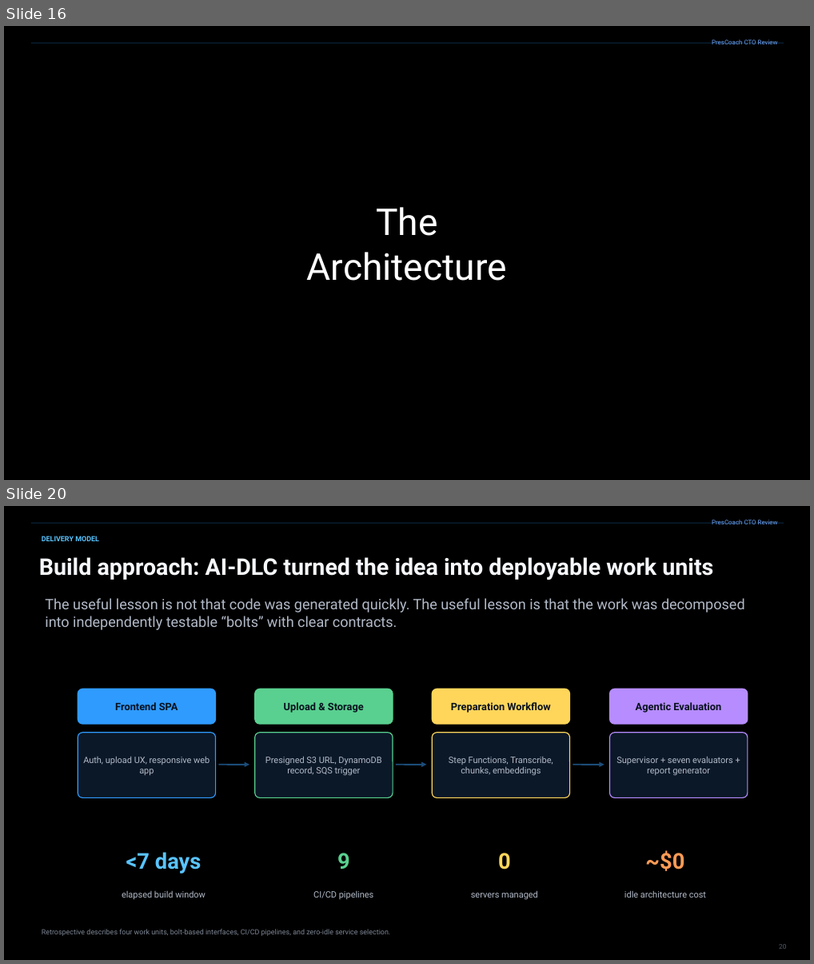
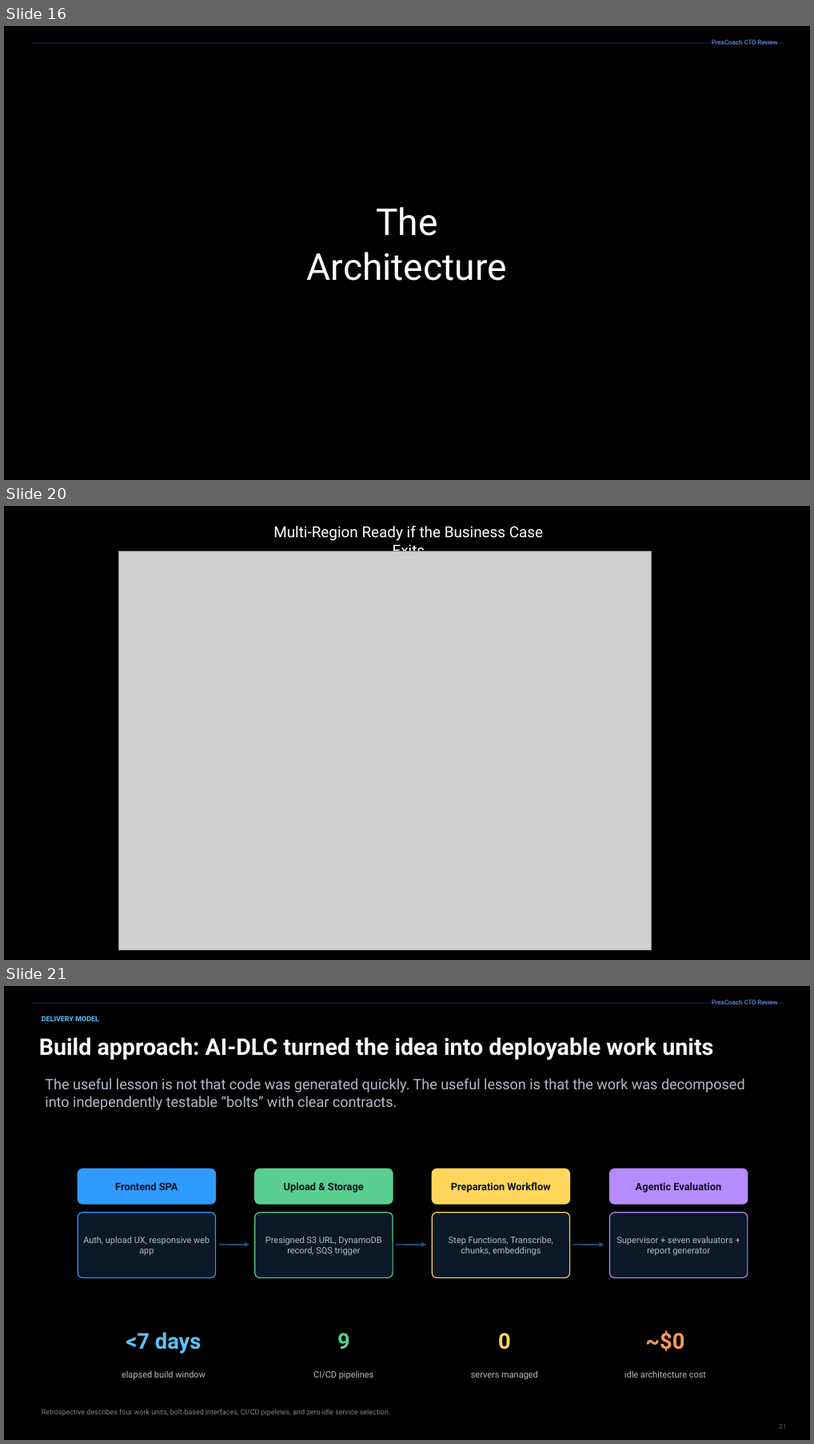
Before and after one commit to michaelgeiser/kiro-agentcore-app, a slide deck: documentation/PresCoach_slides.pptx. Shown one above the other, each under a label of ours: slides 16 and 20 before the commit, slides 16, 20 and 21 after it; the slides between them are not shown. The pictures are 814x964 and 814x1444 pixels, drawn with LibreOffice and Linux fonts; fonts in the diff are those of the drawing; grey boxes stand for pictures. Boxes give left, top, right and bottom in pixels: in the first picture for what was removed or moved away, otherwise in the second. Text is boxed around its words. In the diff, an @@ line names an element or a change of style, - is before the commit and + after.

```diff
--- a/documentation/PresCoach_slides.pptx
+++ b/documentation/PresCoach_slides.pptx
@@ slide 20 added at bbox=[4, 506, 810, 960], background #000000 @@
@@ text added at bbox=[274, 525, 543, 552], 18 pt, text #FFFFFF @@
+Multi-Region Ready if the Business Case Exits
@@ picture added at bbox=[118, 552, 651, 949] @@
@@ what was slide 20 is now slide 21 @@
```
Also in this commit, not shown: 9 slides changed, 4 other slides added, 43 other files.
